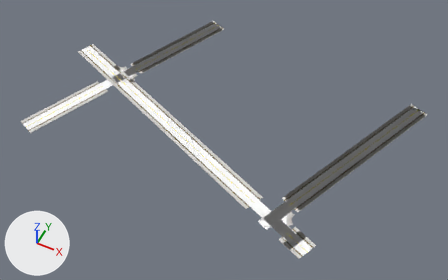
The glTF model game/assets/city/roads/roads_3_-3.gltf, before and after one commit.
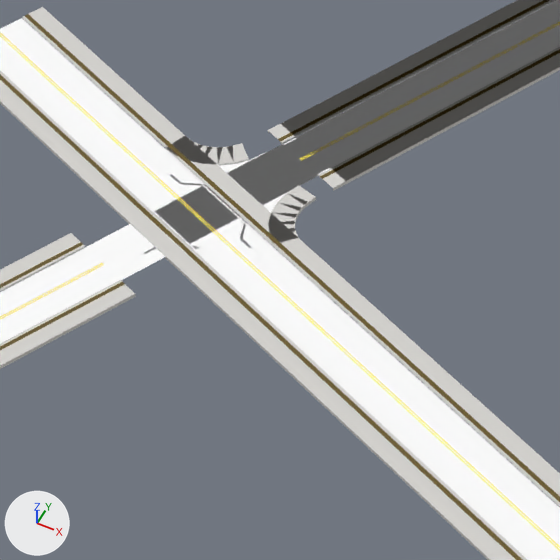
Old and new are each drawn whole from a 50 mm camera at (1815.0, 819.7, 326.9) aimed at (1678.4, 1092.9, -14.5) and again close up on the part from 19% to 40% of the width and 15% to 48% of the height. Every picture has the same lights, and +X, +Y and +Z are marked at lower left. The older version's two pictures come first. Objects named as collision shapes, trigger or cutter boxes, shadow casters or lower levels of detail are left out. Vertices at exactly the same position are counted once.

Before the edit, the objects in view are built like this:
```python
ob_roads_3__3_road_tactile_strip = bpy.data.objects.new('roads_3_-3_Road_Tactile_Strip', me_roads_3__3_road_tactile_strip)
ob_roads_3__3_road_tactile_strip.location = (0.0, 0.0, 0.0)
ob_roads_3__3_sh_kerb = bpy.data.objects.new('roads_3_-3_SH_kerb', me_roads_3__3_sh_kerb)
ob_roads_3__3_sh_kerb.location = (0.0, 0.0, 0.0)
ob_roads_3__3_sh_road_marking_white = bpy.data.objects.new('roads_3_-3_SH_road_marking_white', me_roads_3__3_sh_road_marking_white)
ob_roads_3__3_sh_road_marking_white.location = (0.0, 0.0, 0.0)
ob_roads_3__3_sh_road_marking_yellow = bpy.data.objects.new('roads_3_-3_SH_road_marking_yellow', me_roads_3__3_sh_road_marking_yellow)
ob_roads_3__3_sh_road_marking_yellow.location = (0.0, 0.0, 0.0)
ob_roads_3__3_sh_sidewalk = bpy.data.objects.new('roads_3_-3_SH_sidewalk', me_roads_3__3_sh_sidewalk)
ob_roads_3__3_sh_sidewalk.location = (0.0, 0.0, 0.0)
# also in view: 'roads_3_-3_SH_wet_asphalt' at (1670.2, 1108.1, 0.0)
```
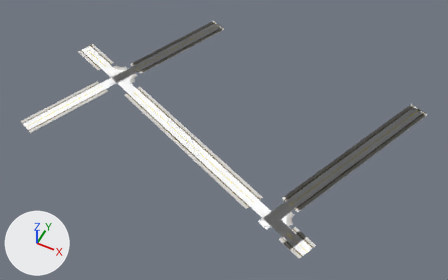
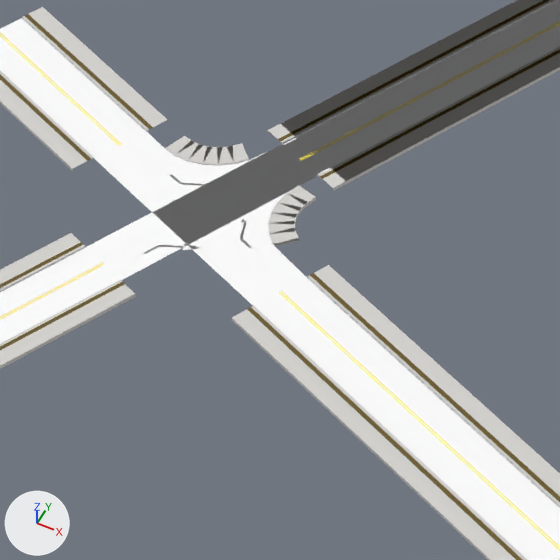
Pixel boxes [x1, y1, x2, y2] of what changed, in the close-ups (560 x 560 px):
part 1 of me_roads_3__3_road_tactile_strip, deleted: before [88, 128, 313, 309]
part 2 of me_roads_3__3_sh_kerb, cut back: before [92, 130, 309, 306]; after [170, 149, 189, 160]
part 3 of me_roads_3__3_sh_road_marking_yellow, reshaped: before [94, 121, 281, 292]; after [94, 121, 121, 145]
part 4 of me_roads_3__3_sh_sidewalk, cut back: before [73, 120, 328, 320]; after [168, 136, 195, 159]

The change in detail:
me_roads_3__3_road_tactile_strip is used by ob_roads_3__3_road_tactile_strip; location (0.0, 0.0, 0.0).
me_roads_3__3_road_tactile_strip had 516 vertices, 492 faces and spanned x 1537.0..1804.0, y 1018.0..1198.0, z 0.0.
me_roads_3__3_road_tactile_strip now has 496 vertices, 468 faces and spans x 1537.0..1804.0, y 1018.0..1198.0, z 0.0.
Part 1, on me_roads_3__3_road_tactile_strip:
20 vertices are removed from x 1570.0..1596.0, y 1093.0..1111.0, z 0.0.
24 faces are deleted.
me_roads_3__3_sh_kerb is used by ob_roads_3__3_sh_kerb; location (0.0, 0.0, 0.0).
me_roads_3__3_sh_kerb had 888 vertices, 1128 faces and spanned x 1537.0..1804.0, y 1018.0..1198.0, z 0.0.
me_roads_3__3_sh_kerb now has 858 vertices, 1080 faces and spans x 1537.0..1804.0, y 1018.0..1198.0, z 0.0.
Part 2, on me_roads_3__3_sh_kerb:
30 vertices are removed from x 1570.0..1596.0, y 1093.0..1111.0, z 0.0.
58 faces are deleted.
10 new faces join them.
me_roads_3__3_sh_road_marking_yellow is used by ob_roads_3__3_sh_road_marking_yellow; location (0.0, 0.0, 0.0).
me_roads_3__3_sh_road_marking_yellow had 516 vertices, 492 faces and spanned x 1539.0..1800.0, y 1022.0..1196.0, z 0.0.
me_roads_3__3_sh_road_marking_yellow now has 496 vertices, 468 faces and spans x 1539.0..1800.0, y 1022.0..1196.0, z 0.0.
Part 3, on me_roads_3__3_sh_road_marking_yellow:
20 vertices are removed from x 1572.0..1594.0, y 1097.0..1107.0, z 0.0.
28 faces are deleted.
4 new faces join them.
me_roads_3__3_sh_sidewalk is used by ob_roads_3__3_sh_sidewalk; location (0.0, 0.0, 0.0).
me_roads_3__3_sh_sidewalk had 918 vertices, 1128 faces and spanned x 1536.0..1806.0, y 1016.0..1199.0, z 0.0.
me_roads_3__3_sh_sidewalk now has 888 vertices, 1080 faces and spans x 1536.0..1806.0, y 1016.0..1199.0, z 0.0.
Part 4, on me_roads_3__3_sh_sidewalk:
30 vertices are removed from x 1569.0..1597.0, y 1091.0..1113.0, z 0.0.
58 faces are deleted.
10 new faces join them.
